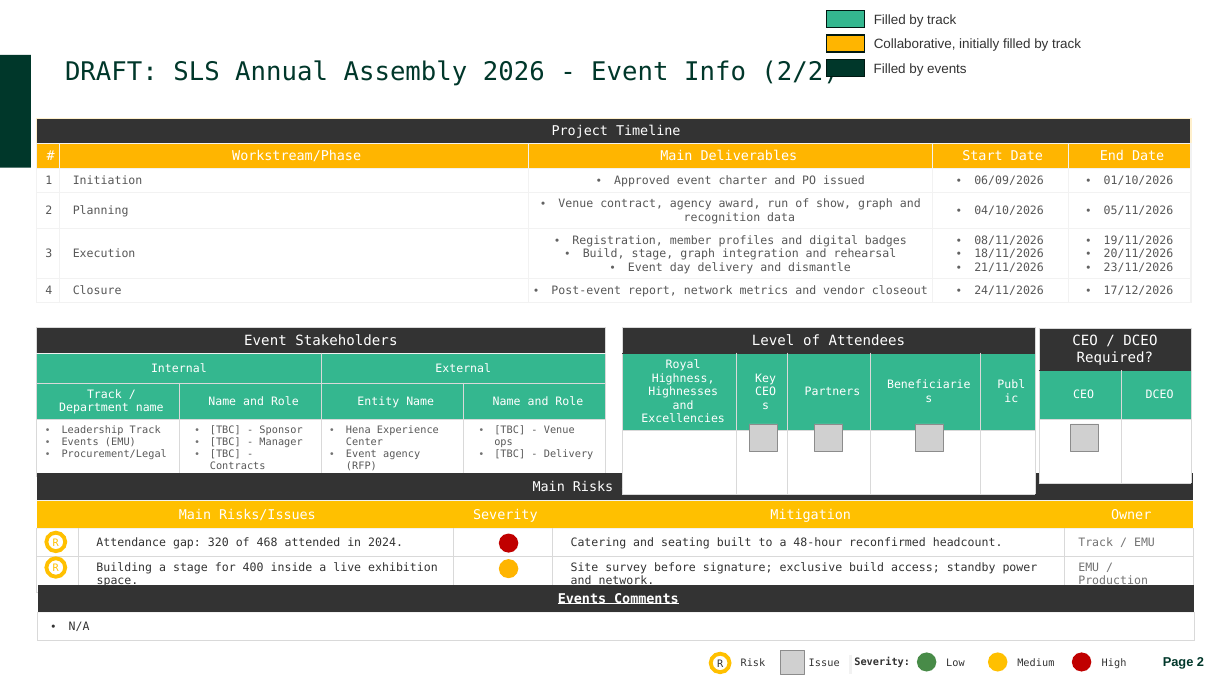
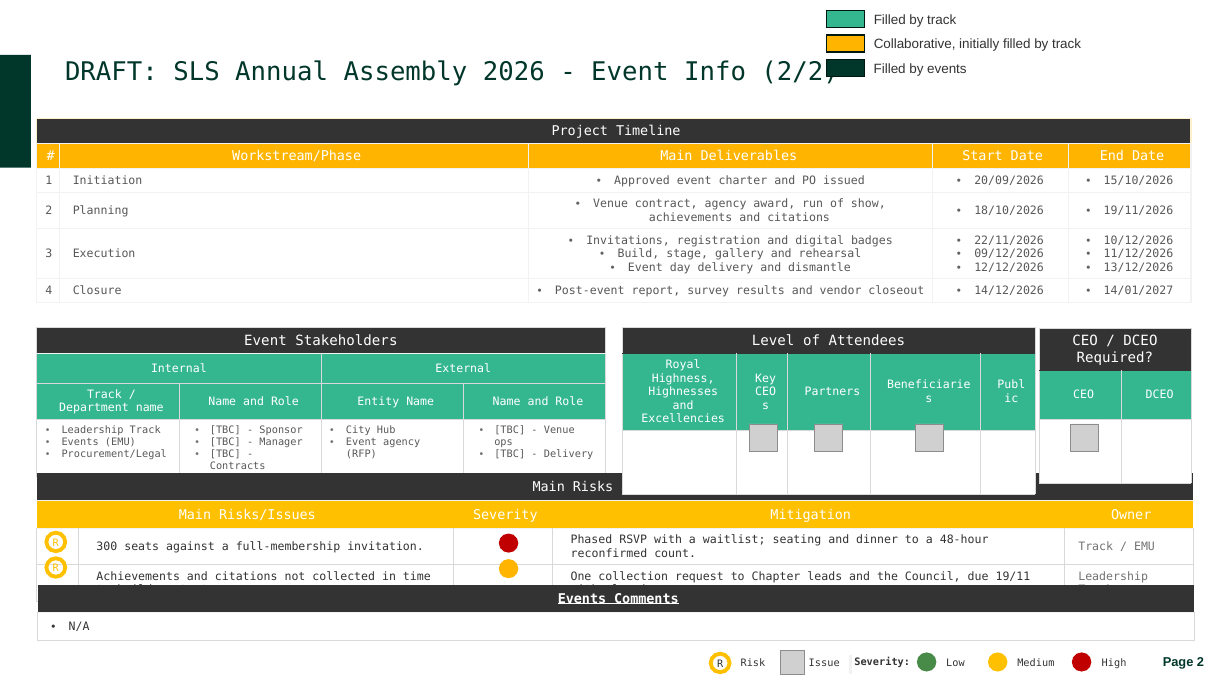
Before and after one commit to bandarMi/QAFZA-4.0, a slide deck: slide 2 of events/sls-annual-assembly-2026/SLS_Annual_Assembly_2026_Event_Charter.pptx. Drawn at 1232x693 pixels with LibreOffice and Linux fonts; fonts in the diff are those of the drawing; grey boxes stand for pictures; background and template pictures are left out. Boxes give left, top, right and bottom in pixels: in the first picture for what was removed or moved away, otherwise in the second. Text is boxed around its words. In the diff, an @@ line names an element or a change of style, - is before the commit and + after.

```diff
--- a/events/sls-annual-assembly-2026/SLS_Annual_Assembly_2026_Event_Charter.pptx
+++ b/events/sls-annual-assembly-2026/SLS_Annual_Assembly_2026_Event_Charter.pptx
@@ table at <box>37,118,1192,301</box> @@
-row 3, column 4: 06/09/2026
+row 3, column 4: 20/09/2026
-row 3, column 5: 01/10/2026
+row 3, column 5: 15/10/2026
-row 4: 2 | Planning | Venue contract, agency award, run of show, graph and recognition data | 04/10/2026 | 05/11/2026
+row 4: 2 | Planning | Venue contract, agency award, run of show, achievements and citations | 18/10/2026 | 19/11/2026
-row 5: 3 | Execution | Registration, member profiles and digital badges / Build, stage, graph integration and rehearsal / Event day delivery and dismantle | 08/11/2026 / 18/11/2026 / 21/11/2026 | 19/11/2026 / 20/11/2026 / 23/11/2026
+row 5: 3 | Execution | Invitations, registration and digital badges / Build, stage, gallery and rehearsal / Event day delivery and dismantle | 22/11/2026 / 09/12/2026 / 12/12/2026 | 10/12/2026 / 11/12/2026 / 13/12/2026
-row 6: 4 | Closure | Post-event report, network metrics and vendor closeout | 24/11/2026 | 17/12/2026
+row 6: 4 | Closure | Post-event report, survey results and vendor closeout | 14/12/2026 | 14/01/2027
@@ table at <box>37,327,606,473</box> @@
-row 4, column 3: Hena Experience Center / Event agency (RFP)
+row 4, column 3: City Hub / Event agency (RFP)
@@ table at <box>37,473,1194,600</box> @@
-row 3, column 2: Attendance gap: 320 of 468 attended in 2024.
+row 3, column 2: 300 seats against a full-membership invitation.
-row 3, column 4: Catering and seating built to a 48-hour reconfirmed headcount.
+row 3, column 4: Phased RSVP with a waitlist; seating and dinner to a 48-hour reconfirmed count.
-row 4:  | Building a stage for 400 inside a live exhibition space. |  | Site survey before signature; exclusive build access; standby power and network. | EMU / Production
+row 4:  | Achievements and citations not collected in time to build content. |  | One collection request to Chapter leads and the Council, due 19/11 with planning. | Leadership Track
```
Also in this commit, not shown: 1 other slide changed, 5 other files.
